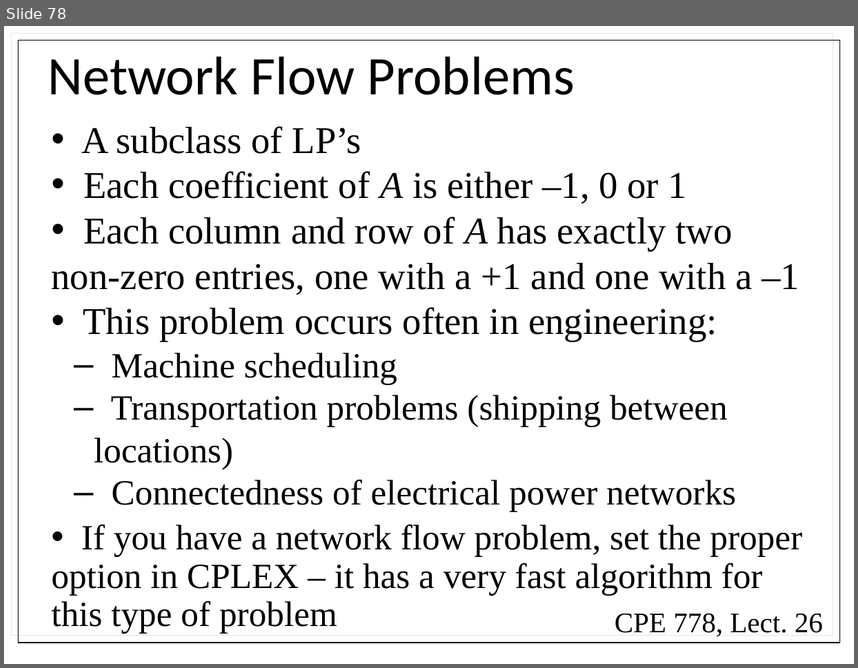
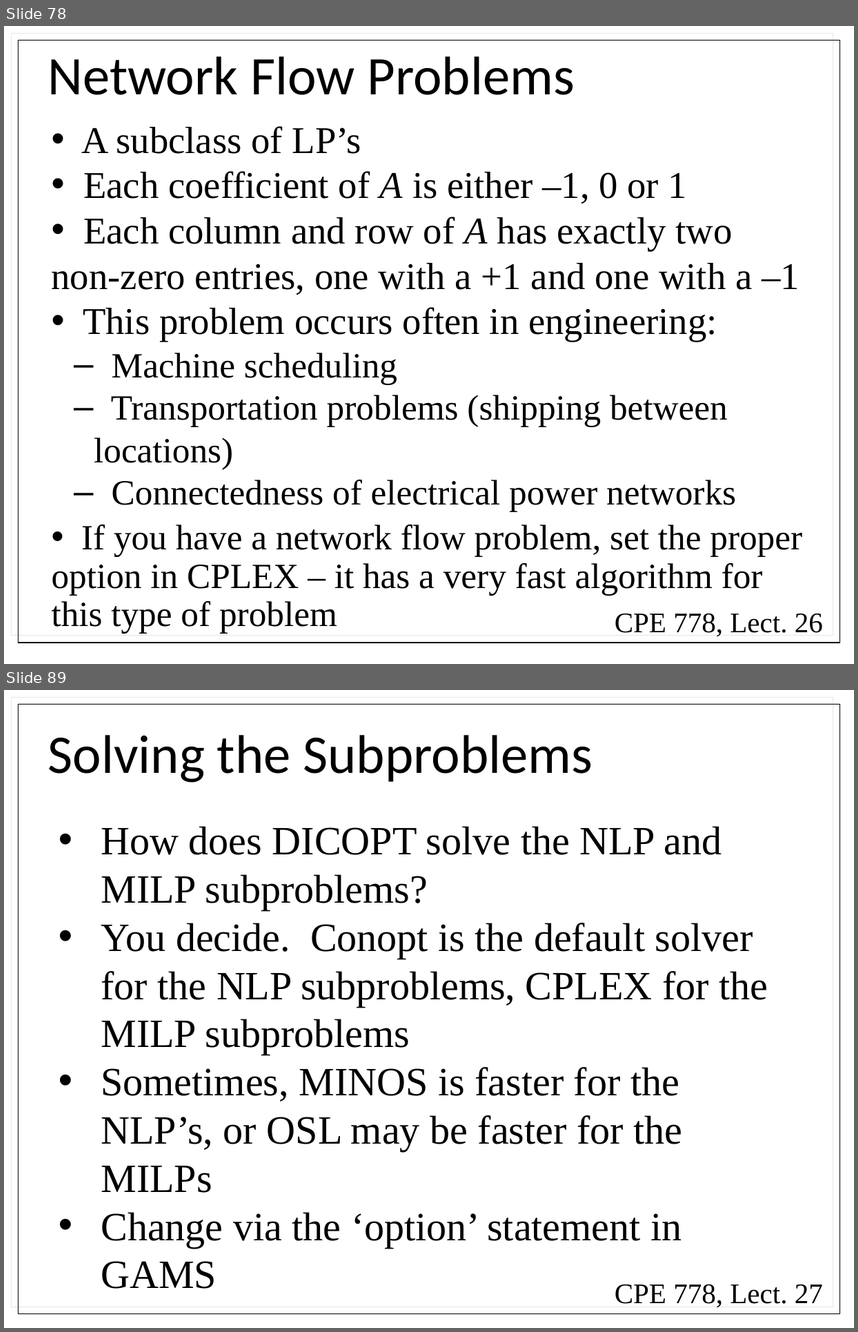
Before and after one commit to powersthegreat/CPE_778, a slide deck: exams/exam_2/Lectures/Combined Lectures.pptx. Shown one above the other, each under a label of ours: slide 78 before the commit, slides 78 and 89 after it; the slides between them are not shown. The pictures are 858x668 and 858x1332 pixels, drawn with LibreOffice and Linux fonts; fonts in the diff are those of the drawing. Boxes give left, top, right and bottom in pixels: in the first picture for what was removed or moved away, otherwise in the second. Text is boxed around its words. In the diff, an @@ line names an element or a change of style, - is before the commit and + after.

```diff
--- a/exams/exam_2/Lectures/Combined Lectures.pptx
+++ b/exams/exam_2/Lectures/Combined Lectures.pptx
@@ slide 89 added at (4, 690, 854, 1328), background #FFFFFF @@
@@ rectangle added at (18, 704, 840, 1314), outline #000000 0.75 pt @@
@@ title added at (48, 735, 593, 782), 46 pt, text #000000 @@
+Solving the Subproblems
@@ text added at (101, 826, 769, 1288), 34 pt, text #000000 @@
+• How does DICOPT solve the NLP and MILP subproblems?
+• You decide. Conopt is the default solver for the NLP subproblems, CPLEX for the MILP subproblems
+• Sometimes, MINOS is faster for the NLP’s, or OSL may be faster for the MILPs
+• Change via the ‘option’ statement in GAMS
@@ text added at (615, 1283, 823, 1307), 24 pt, text #000000 @@
+CPE 778, Lect. 27
```
Also in this commit, not shown: 18 other slides added, 10 other files.
